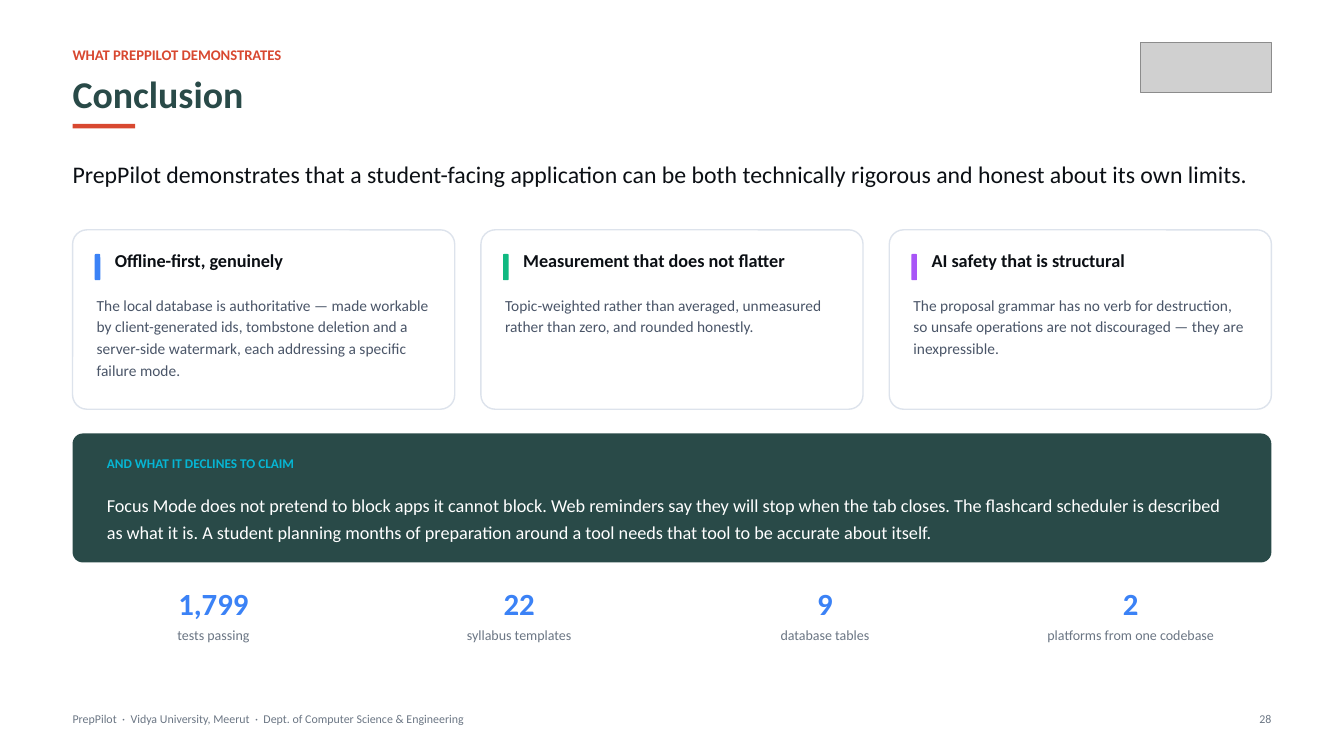
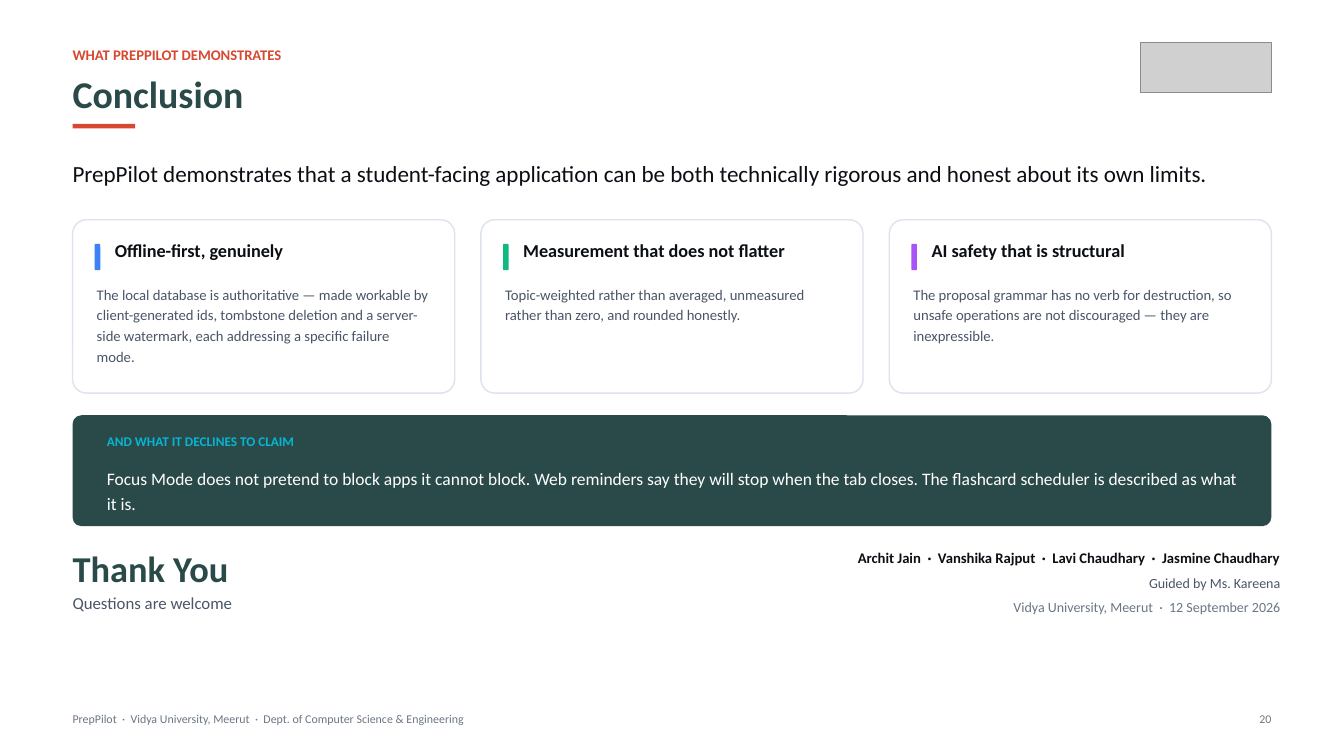
Before and after one commit to Archiit-jain/preppilot, a slide deck: slide 20 of docs/PrepPilot_First_Project_Presentation.pptx (slide 28 before the commit). Drawn at 1344x756 pixels with LibreOffice and Linux fonts; fonts in the diff are those of the drawing; grey boxes stand for pictures. Boxes give left, top, right and bottom in pixels: in the first picture for what was removed or moved away, otherwise in the second. Text is boxed around its words. In the diff, an @@ line names an element or a change of style, - is before the commit and + after.

```diff
--- a/docs/PrepPilot_First_Project_Presentation.pptx
+++ b/docs/PrepPilot_First_Project_Presentation.pptx
@@ text "PrepPilot demonstrates that a student-facing ..." at (x1=73, y1=166, x2=1207, y2=186): size 17 to 16.5 pt @@
@@ rounded rectangle resized from (x1=73, y1=230, x2=455, y2=409) to (x1=73, y1=220, x2=455, y2=393) @@
@@ rounded rectangle resized from (x1=481, y1=230, x2=863, y2=409) to (x1=481, y1=220, x2=863, y2=393) @@
@@ rounded rectangle resized from (x1=889, y1=230, x2=1271, y2=409) to (x1=889, y1=220, x2=1271, y2=393) @@
@@ 3 texts, 3 rounded rectangles moved together from (x1=95, y1=254, x2=1125, y2=280) to (x1=95, y1=244, x2=1125, y2=270) @@
@@ text "The local database is authoritative ..." moved from (x1=97, y1=300, x2=428, y2=376) to (x1=97, y1=290, x2=428, y2=362) @@
@@ text "Topic-weighted rather than averaged, unmeasured ..." moved from (x1=505, y1=300, x2=822, y2=335) to (x1=505, y1=290, x2=805, y2=323) @@
@@ size 11 to 10.5 pt in 3 elements at (x1=97, y1=290, x2=428, y2=362), (x1=505, y1=290, x2=805, y2=323), (x1=913, y1=290, x2=1231, y2=344) @@
@@ text "The proposal grammar has no ..." moved from (x1=913, y1=300, x2=1243, y2=357) to (x1=913, y1=290, x2=1231, y2=344) @@
@@ rounded rectangle resized from (x1=73, y1=434, x2=1271, y2=563) to (x1=73, y1=415, x2=1271, y2=526) @@
@@ text "AND WHAT IT DECLINES TO ..." moved from (x1=107, y1=459, x2=294, y2=468) to (x1=107, y1=437, x2=294, y2=446) @@
@@ text at (x1=107, y1=473, x2=1237, y2=510): text changed; size 13 to 12.5 pt @@
-Focus Mode does not pretend to block apps it cannot block. Web reminders say they will stop when the tab closes. The flashcard scheduler is described as what it is. A student planning months of preparation around a tool needs that tool to be accurate about itself.
+Focus Mode does not pretend to block apps it cannot block. Web reminders say they will stop when the tab closes. The flashcard scheduler is described as what it is.
@@ text added at (x1=73, y1=556, x2=228, y2=583), 26 pt, text #294A48, bold @@
+Thank You
@@ text added at (x1=858, y1=552, x2=1280, y2=566), 10.5 pt, text #0B0F14, bold @@
+Archit Jain · Vanshika Rajput · Lavi Chaudhary · Jasmine Chaudhary
@@ text added at (x1=73, y1=597, x2=233, y2=611), 12 pt, text #4A5568 @@
+Questions are welcome
@@ text removed at (x1=178, y1=595, x2=248, y2=619) @@
-1,799
@@ text removed at (x1=504, y1=595, x2=535, y2=615) @@
-22
@@ text removed at (x1=1123, y1=595, x2=1139, y2=615) @@
-2
@@ text added at (x1=1149, y1=578, x2=1280, y2=591), 10 pt, text #4A5568 @@
+Guided by Ms. Kareena
@@ text at (x1=1013, y1=602, x2=1280, y2=614): text changed; size 22 to 10 pt; text colour #3B82F6 to #6B7684; bold off @@
-9
+Vidya University, Meerut · 12 September 2026
@@ text removed at (x1=177, y1=630, x2=249, y2=643) @@
-tests passing
@@ text removed at (x1=467, y1=630, x2=572, y2=642) @@
-syllabus templates
@@ text removed at (x1=781, y1=630, x2=869, y2=640) @@
-database tables
@@ text removed at (x1=1047, y1=630, x2=1214, y2=642) @@
-platforms from one codebase
@@ text at (x1=1259, y1=715, x2=1271, y2=723): text changed @@
-28
+20
```
Also in this commit, not shown: 17 other slides changed, 1 slide added, 10 slides removed, 6 other files.
